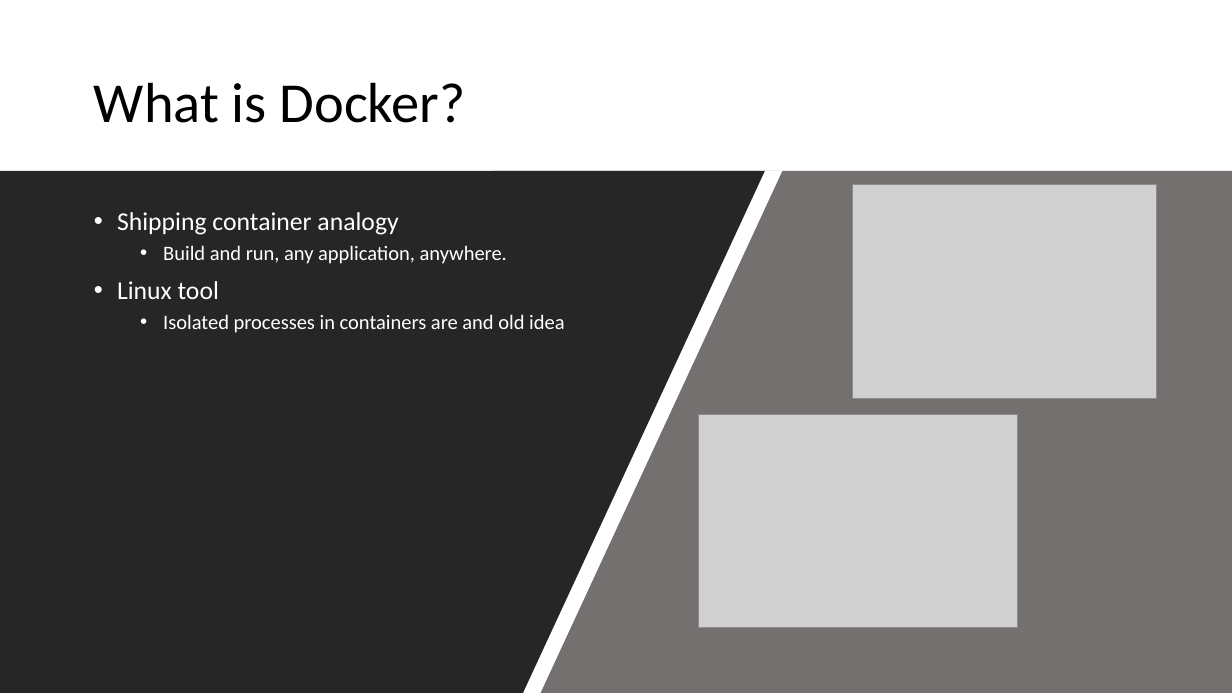
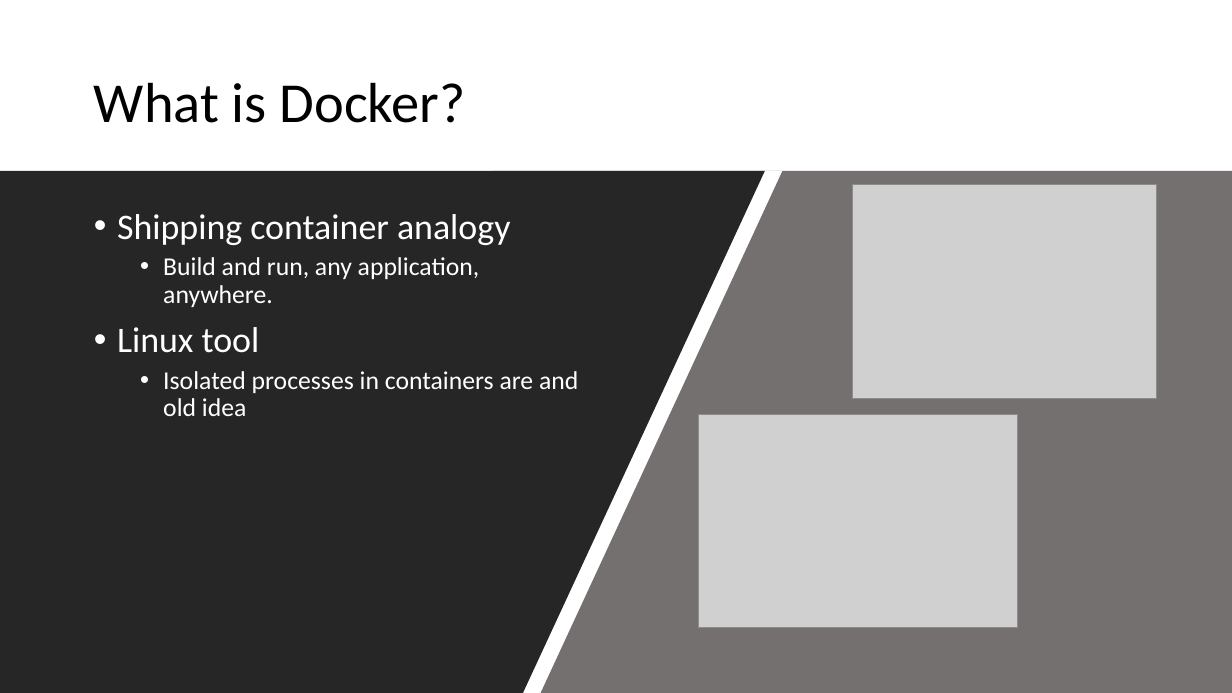
Before and after one commit to pavlosmcg/docker101, a slide deck: slide 3 of Docker 101.pptx. Drawn at 1232x693 pixels with LibreOffice and Linux fonts; fonts in the diff are those of the drawing; grey boxes stand for pictures. Boxes give left, top, right and bottom in pixels: in the first picture for what was removed or moved away, otherwise in the second. Text is boxed around its words. In the diff, an @@ line names an element or a change of style, - is before the commit and + after.

```diff
--- a/Docker 101.pptx
+++ b/Docker 101.pptx
@@ text "Shipping container analogy" at box(117, 214, 578, 416): size 20 to 28 pt in "Shipping container analogy", "Linux tool"; size 16 to 20 pt in "Build and run, any application, anywhere.", "Isolated processes in containers are and old ..." @@
```
Also in this commit, not shown: 1 other slide changed.
